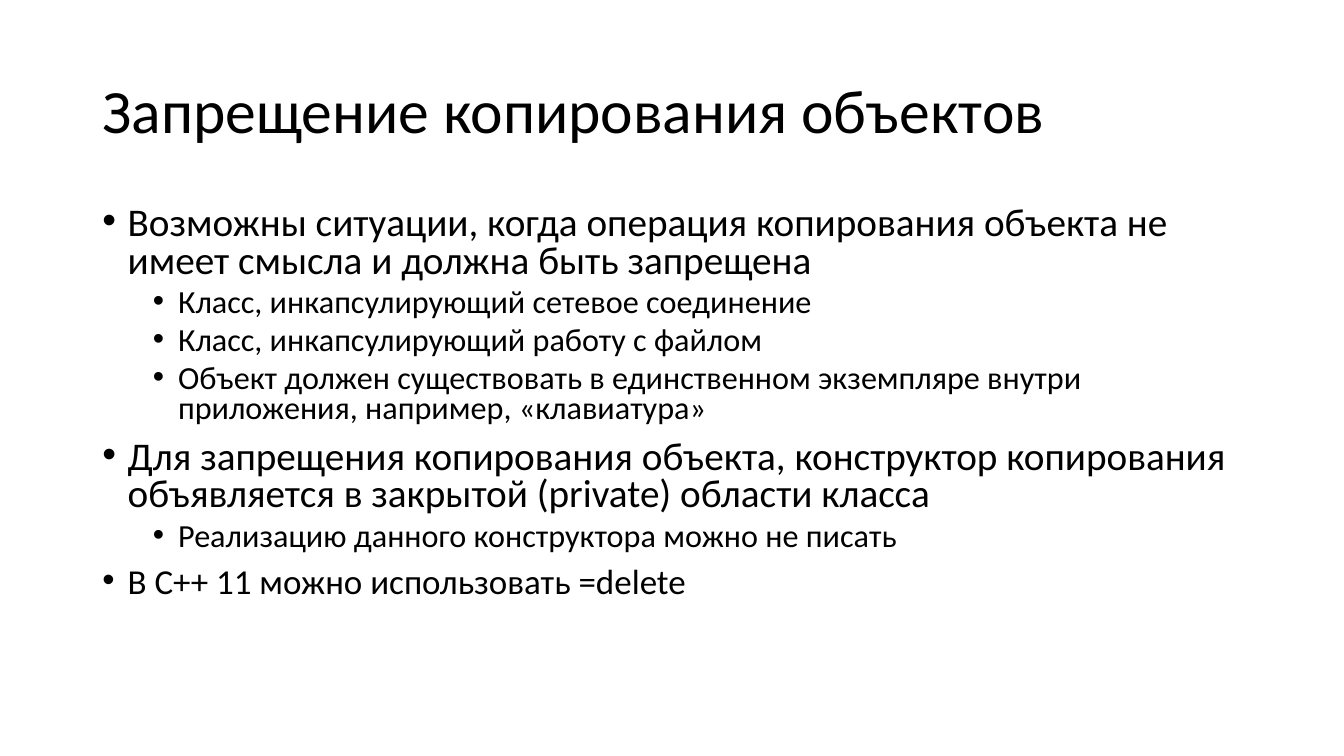
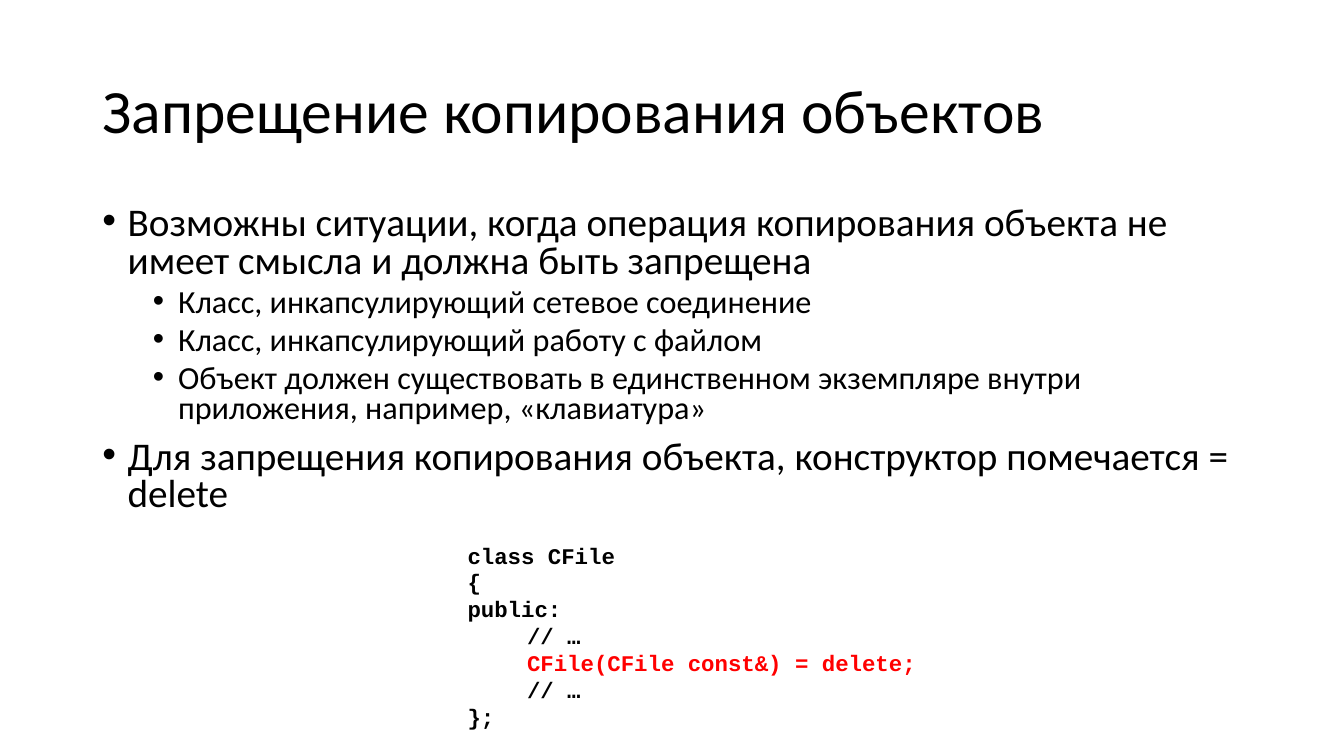
Before and after one commit to alexey-malov/oop, a slide deck: slide 104 of lectures/02/Основы ООП.pptx (slide 102 before the commit). Drawn at 1344x756 pixels with LibreOffice and Linux fonts; fonts in the diff are those of the drawing. Boxes give left, top, right and bottom in pixels: in the first picture for what was removed or moved away, otherwise in the second. Text is boxed around its words. In the diff, an @@ line names an element or a change of style, - is before the commit and + after.

Commit message:
Обновлены примеры с копированием объектов

```diff
--- a/lectures/02/Основы ООП.pptx
+++ b/lectures/02/Основы ООП.pptx
@@ text at box(128, 443, 1199, 508): text changed @@
-• Для запрещения копирования объекта, конструктор копирования объявляется в закрытой (private) области класса
-  • Реализацию данного конструктора можно не писать
-• В С++ 11 можно использовать =delete
+• Для запрещения копирования объекта, конструктор помечается = delete
@@ text added at box(468, 547, 916, 676), 16 pt, text #000000, bold @@
+class CFile
+{
+public:
+// …
+CFile(CFile const&) = delete;
+// …
+};
```
Also in this commit, not shown: 3 slides added, 2 slides removed, 5 other files.
